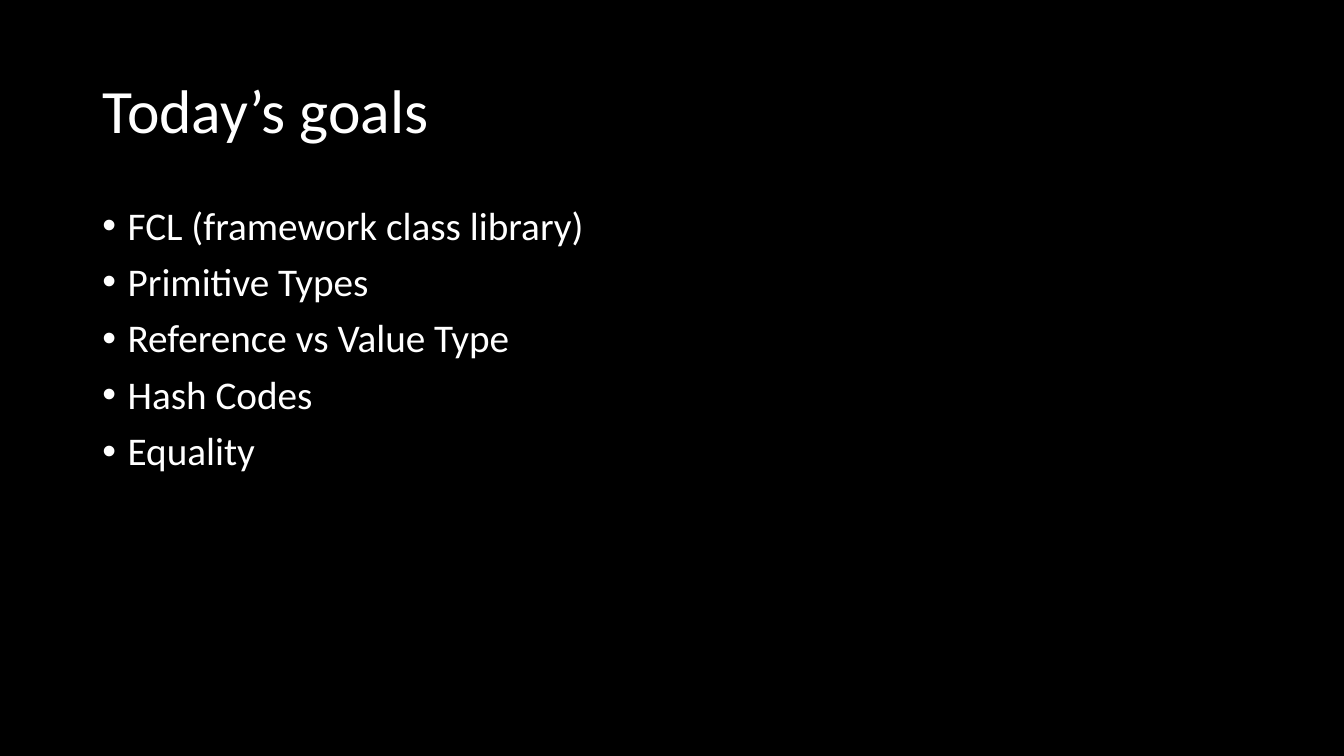
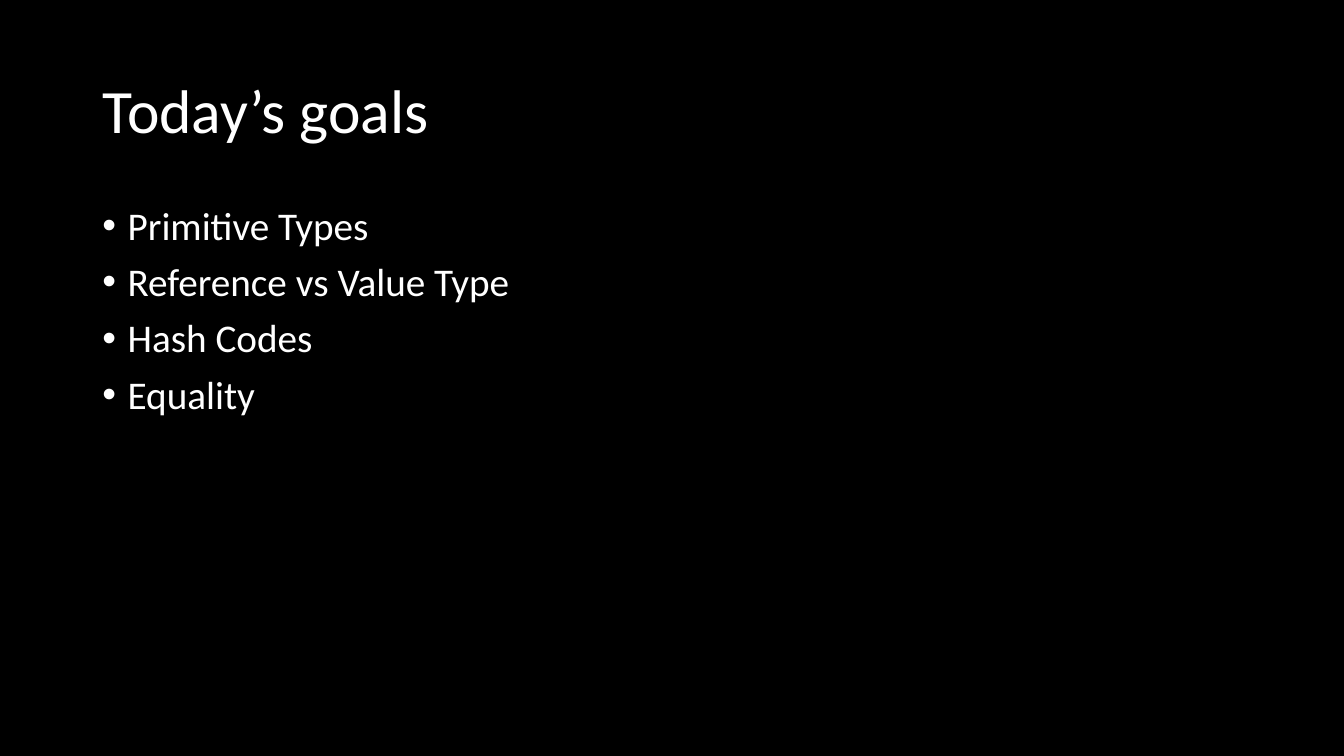
Before and after one commit to microsoft/Flash_University, a slide deck: slide 4 of CLR_via_CSharp/Week3/CLR_Via_CSharp_chapter5.pptx. Drawn at 1344x756 pixels with LibreOffice and Linux fonts; fonts in the diff are those of the drawing. Boxes give left, top, right and bottom in pixels: in the first picture for what was removed or moved away, otherwise in the second. Text is boxed around its words. In the diff, an @@ line names an element or a change of style, - is before the commit and + after.

```diff
--- a/CLR_via_CSharp/Week3/CLR_Via_CSharp_chapter5.pptx
+++ b/CLR_via_CSharp/Week3/CLR_Via_CSharp_chapter5.pptx
@@ text at bbox=[128, 211, 584, 247]: paragraph removed @@
-• FCL (framework class library)
```
Also in this commit, not shown: 2 other slides changed, 7 slides added, 1 slide removed, 3 other files.
